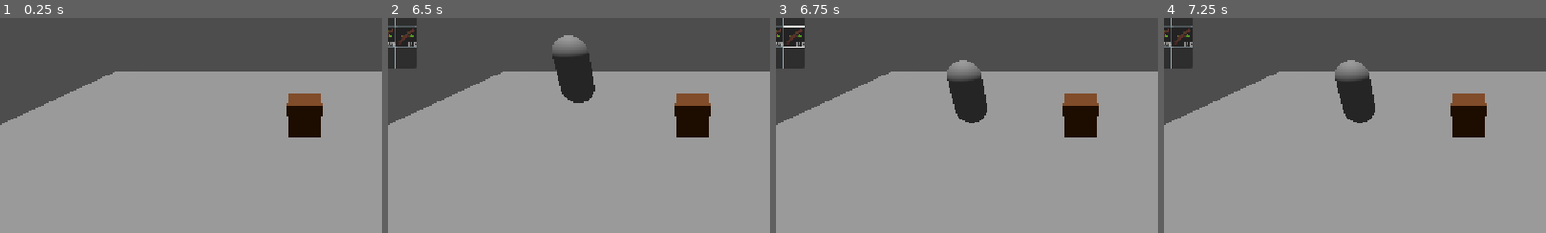
Above: before the commit, frames 1-4 (left to right).
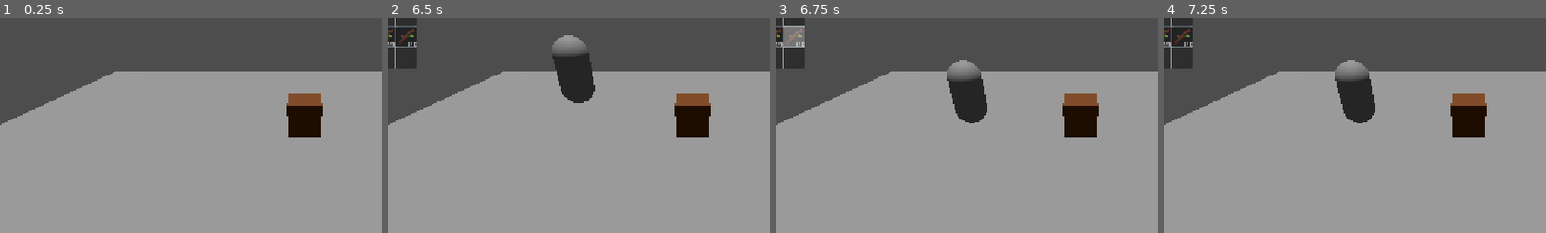
Above: after the commit, the same moments.

Repository: Into-The-Maze/into-the-maze-testing
Game: Godot game, scene res://world.tscn
Same seed, same stepped clock (60 frames per second), same inputs: the game is played once before the commit and once after it.
Inputs (mouse positions are % of the whole screen's width and height, from its top left):
- Up to frame 1 (0.25 s): no input
- Up to frame 2 (6.5 s): tap Enter (ui_accept) at 0.5, 0.77, 2.75, 4.25, 4.52, 5.75 s; move the mouse to (45, 70) at 0.52 s; hold Up (ui_up) 0.53-1.25 s; hold E (Loot) 0.53-1.25 s; click (45, 70) at 0.67 s; drag from (4, 9) to (45, 70) at 1.27 s; click "X" at 2 s; move the mouse to (20, 35) at 2.77 s; hold Left (ui_left) 2.78-3.5 s; hold Shift (Split) 2.78-3.5 s; drag from (55, 50) to (20, 35) at 3.52 s; move the mouse to (35, 25) at 4.27 s; hold Down (ui_down) 4.28-5 s; hold R (Rotate) 4.28-5 s; tap I (Open Inventory) at 4.9 s; drag from (72, 45) to (35, 25) at 5.02 s; move the mouse to (30, 55) at 5.77 s; hold Up (ui_up) from 5.78 s (still down); hold E (Loot) from 5.78 s (still down); click (30, 55) at 5.92 s
- Up to frame 3 (6.75 s): release Up (ui_up) at 6.5 s; release E (Loot) at 6.5 s; drag from (4, 9) to (30, 55) at 6.52 s
- Up to frame 4 (7.25 s): no input
The pictures show only the part of the screen within x 10-60%, y 20-70%; the shares and areas given below are measured in that part.

Frames 1-2 are identical in both runs. In frame 3, 0.6% of the frame differs, in the area x 2-8%, y 3-14%; in frame 4, nothing differs.

Commit message:
chore: updated highlight sprite

Diff:
--- a/test-inventory-ui-stack/inventory/ui/inventory_grid.gd
+++ b/test-inventory-ui-stack/inventory/ui/inventory_grid.gd
@@ -168,13 +168,13 @@
 	var tint := Color.GREEN if _can_drop(top_left, _drag_data) else Color.RED
 	_update_highlight(top_left, footprint, tint, 1)
 
-func _update_highlight(top_left: Vector2i, footprint: Vector2i, tint: Color, z: int) -> void:
+func _update_highlight(top_left: Vector2i, footprint: Vector2i, color: Color, z: int) -> void:
 	var highlight_size := Vector2(footprint) * CELL_SIZE
 	highlight.custom_minimum_size = highlight_size
 	highlight.size = highlight_size
 	highlight.position = Vector2(top_left) * CELL_SIZE
 	highlight.z_index = z
-	highlight.self_modulate = tint
+	highlight.self_modulate = color
 	highlight.visible = true
 
 ### Internal ###
Binary file changed: test-inventory-ui-stack/assets/ui/highlight.png
